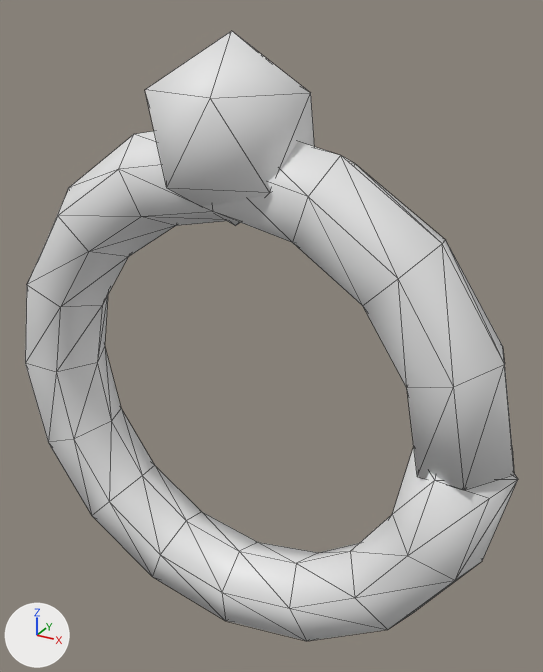
One commit to the glTF model assets/models/items/band_of_vigor.glb: the scene before it, then after it.
Rendered twice from a camera (50 mm lens) standing at (0.1067, -0.1734, 0.1908) and looking at (0.0067, 0.0085, 0.0998). Arrows for +X, +Y and +Z are at lower left; the lights stay in place. The picture after the commit comes second. Mesh edges are drawn as thin lines.

The first picture shows 'band_of_vigor_v0'.
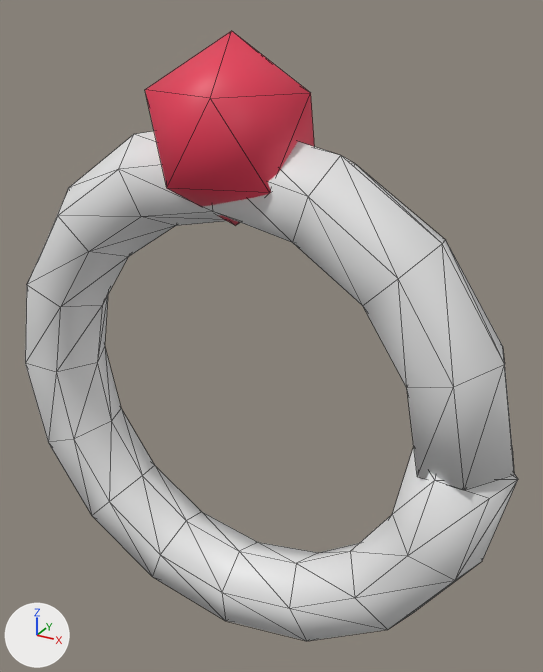
What the commit changed:
me_band_of_vigor_v0 has 114 vertices, 220 faces and spans x -0.084..0.083, y -0.021..0.021, z -0.004..0.185.
me_band_of_vigor_v0 is used by ob_band_of_vigor_v0; location (0.0, 0.0, 0.0).
me_band_of_vigor_v0 part 1: 20 faces centred in x -0.02..0.02, y -0.019..0.019, z 0.144..0.176 are repainted in the vertex colours; the middle colour goes from white #ffffff to red #ff4060.

Changed parts and their boxes [x1, y1, x2, y2] in the pictures (543 x 672 px):
part 1 of me_band_of_vigor_v0, recoloured (white to red): [145, 31, 314, 226] in both
